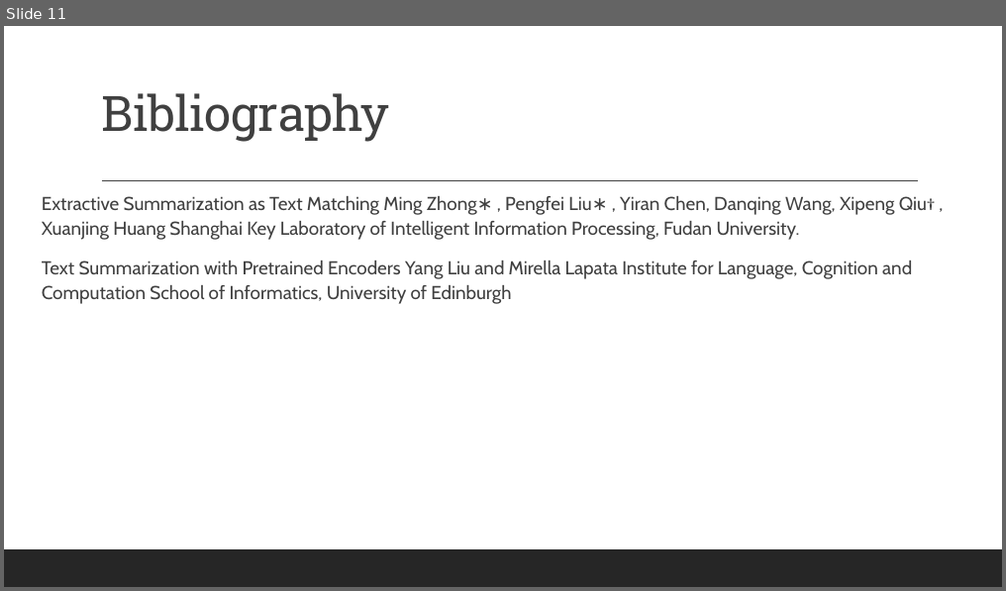
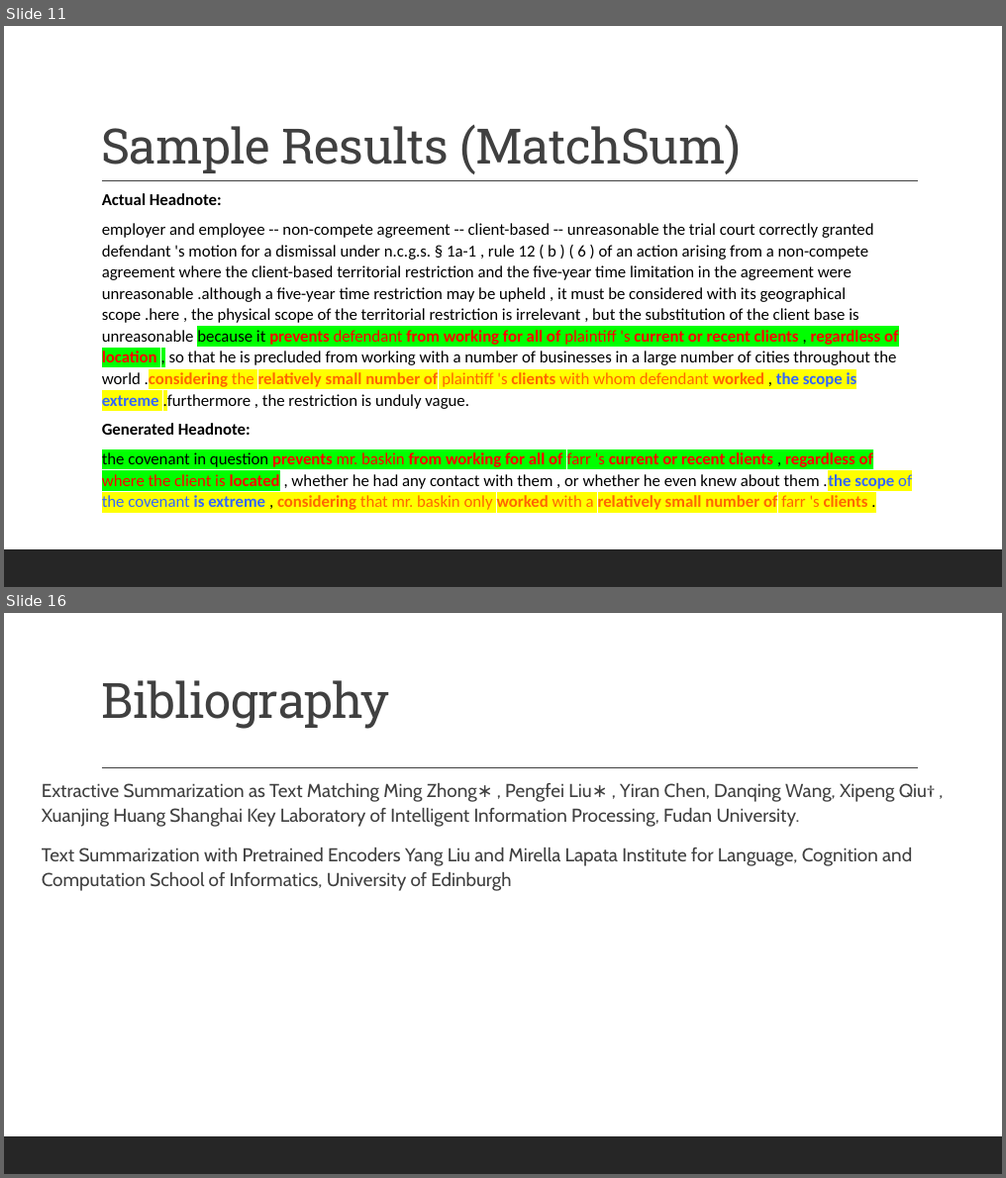
Before and after one commit to gufranpathan/case_law_g45, a slide deck: Group 45 Data Science for Case Law.pptx. Shown one above the other, each under a label of ours: slide 11 before the commit, slides 11 and 16 after it; the slides between them are not shown. The pictures are 1006x591 and 1006x1178 pixels, drawn with LibreOffice and Linux fonts; fonts in the diff are those of the drawing. Boxes give left, top, right and bottom in pixels: in the first picture for what was removed or moved away, otherwise in the second. Text is boxed around its words. In the diff, an @@ line names an element or a change of style, - is before the commit and + after.

```diff
--- a/Group 45 Data Science for Case Law.pptx
+++ b/Group 45 Data Science for Case Law.pptx
@@ slide 11 added at <box>4,26,1002,587</box>, background #FFFFFF; not listed: 2 template elements that a slide beside it also shows @@
@@ title added at <box>101,124,742,174</box>, 47 pt, text #404040 @@
+Sample Results (MatchSum)
@@ text added at <box>102,184,918,548</box>, fill #FFFFFF, 16 pt, text #000000 @@
+Actual Headnote:
+employer and employee -- non-compete agreement -- client-based -- unreasonable the trial court correctly granted defendant 's motion for a dismissal under n.c.g.s. § 1a-1 , rule 12 ( b ) ( 6 ) of an action arising from a non-compete agreement where the client-based territorial restriction and the five-year time limitation in the agreement were unreasonable .although a five-year time restriction may be upheld , it must be considered with its geographical scope .here , the physical scope of the territorial restriction is irrelevant , but the substitution of the client base is unreasonable because it prevents defendant from working for all of plaintiff 's current or recent clients , regardless of location , so that he is precluded from working with a number of businesses in a large number of cities throughout the world .considering the relatively small number of plaintiff 's clients with whom defendant worked , the scope is extreme .furthermore , the restriction is unduly vague.
+Generated Headnote:
+the covenant in question prevents mr. baskin from working for all of farr 's current or recent clients , regardless of where the client is located , whether he had any contact with them , or whether he even knew about them .the scope of the covenant is extreme , considering that mr. baskin only worked with a relatively small number of farr 's clients .
@@ what was slide 11 is now slide 16 @@
```
Also in this commit, not shown: 9 slides changed, 5 other slides added, 1 slide removed.
